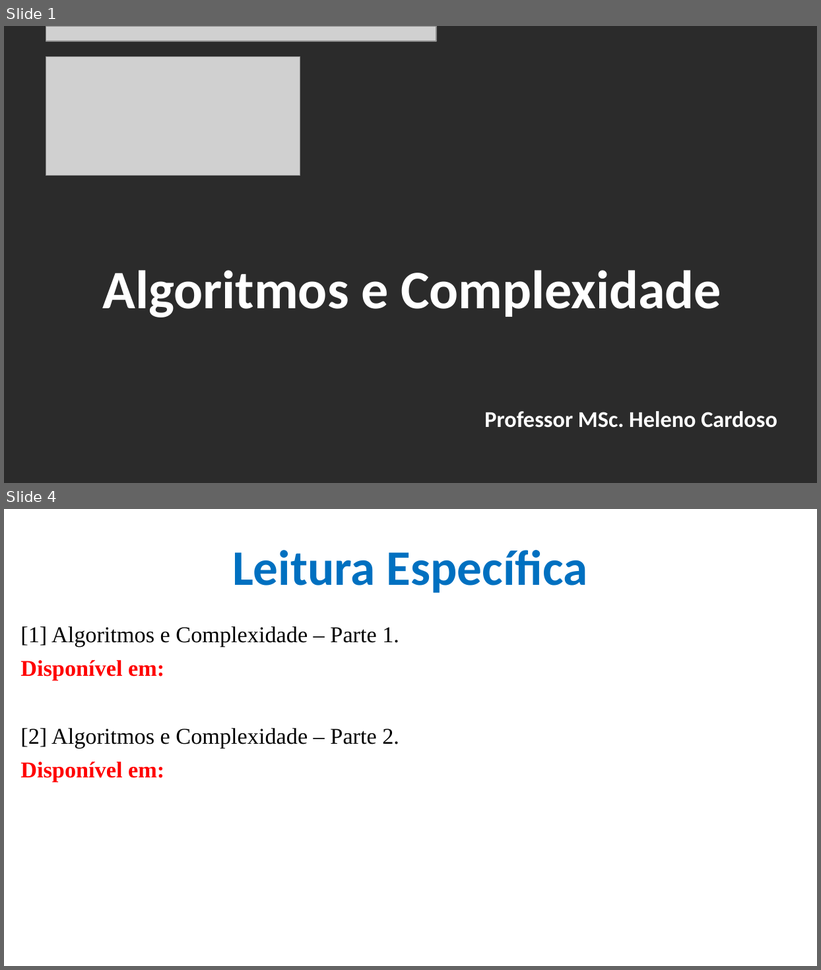
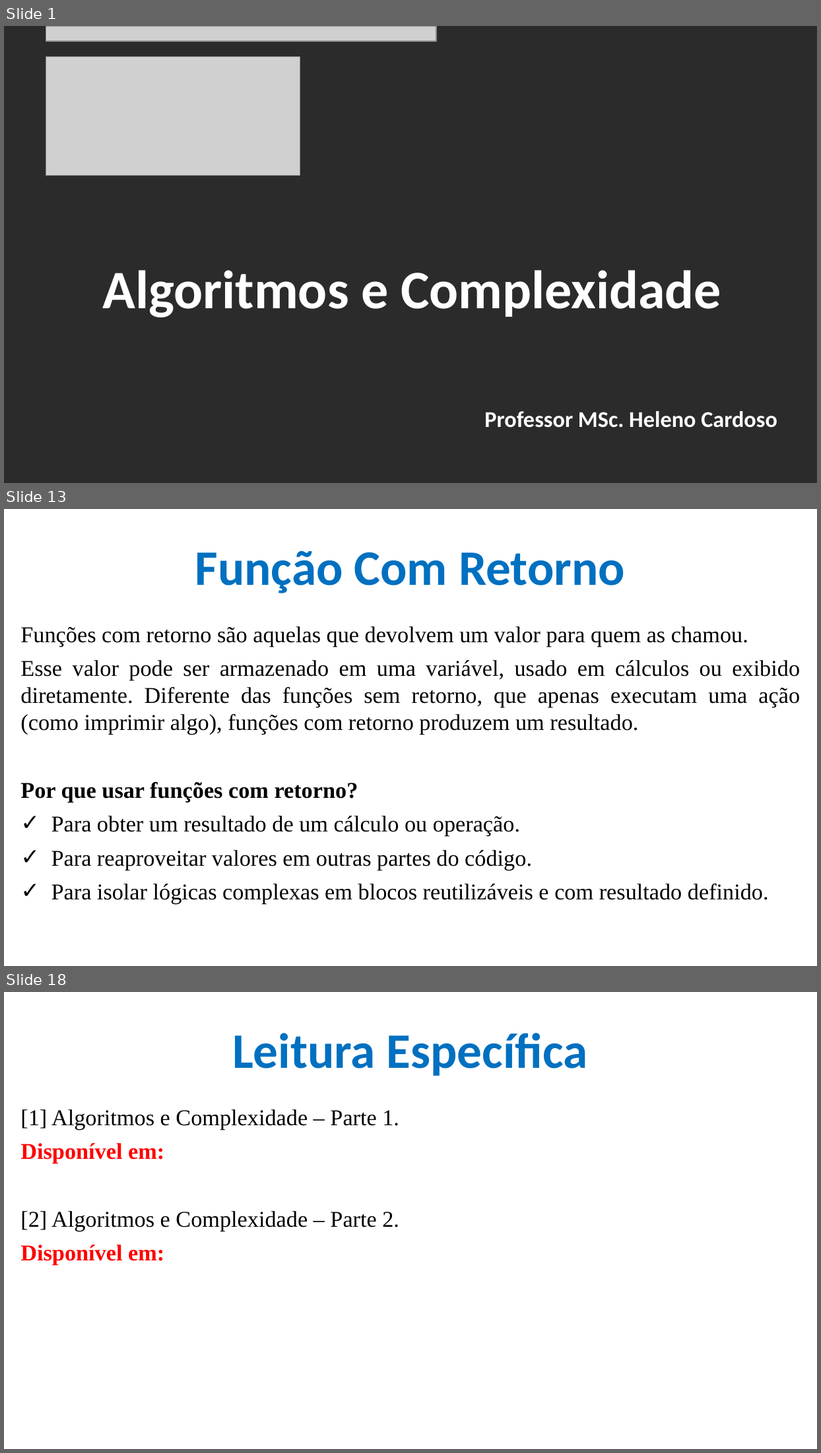
Before and after one commit to CloudEducationBrazil/WydenAlgoritmosEComplexidade, a slide deck: 01 Classes/Aula 01 - Algoritmos e Complexidade - Funções e Parâmetros.pptx. Shown one above the other, each under a label of ours: slides 1 and 4 before the commit, slides 1, 13 and 18 after it; the slides between them are not shown. The pictures are 821x970 and 821x1453 pixels, drawn with LibreOffice and Linux fonts; fonts in the diff are those of the drawing; grey boxes stand for pictures; background and template pictures are left out; a plain dark background stands for a picture behind light text. Boxes give left, top, right and bottom in pixels: in the first picture for what was removed or moved away, otherwise in the second. Text is boxed around its words. In the diff, an @@ line names an element or a change of style, - is before the commit and + after.

Commit message:
Alg Complex Algoritmos e Funções

```diff
--- a/01 Classes/Aula 01 - Algoritmos e Complexidade - Funções e Parâmetros.pptx
+++ b/01 Classes/Aula 01 - Algoritmos e Complexidade - Funções e Parâmetros.pptx
@@ slide 13 added at [4,509,817,966], background picture (left out) @@
@@ title added at [195,551,625,593], 44 pt, text #0070C0, bold @@
+Função Com Retorno
@@ text added at [20,626,800,904], 20 pt, text #000000 @@
+Funções com retorno são aquelas que devolvem um valor para quem as chamou.
+Esse valor pode ser armazenado em uma variável, usado em cálculos ou exibido diretamente. Diferente das funções sem retorno, que apenas executam uma ação (como imprimir algo), funções com retorno produzem um resultado.
+Por que usar funções com retorno?
+✓ Para obter um resultado de um cálculo ou operação.
+✓ Para reaproveitar valores em outras partes do código.
+✓ Para isolar lógicas complexas em blocos reutilizáveis e com resultado definido.
@@ what was slide 4 is now slide 18 @@
```
Also in this commit, not shown: 3 slides changed, 13 other slides added, 2 other files.
